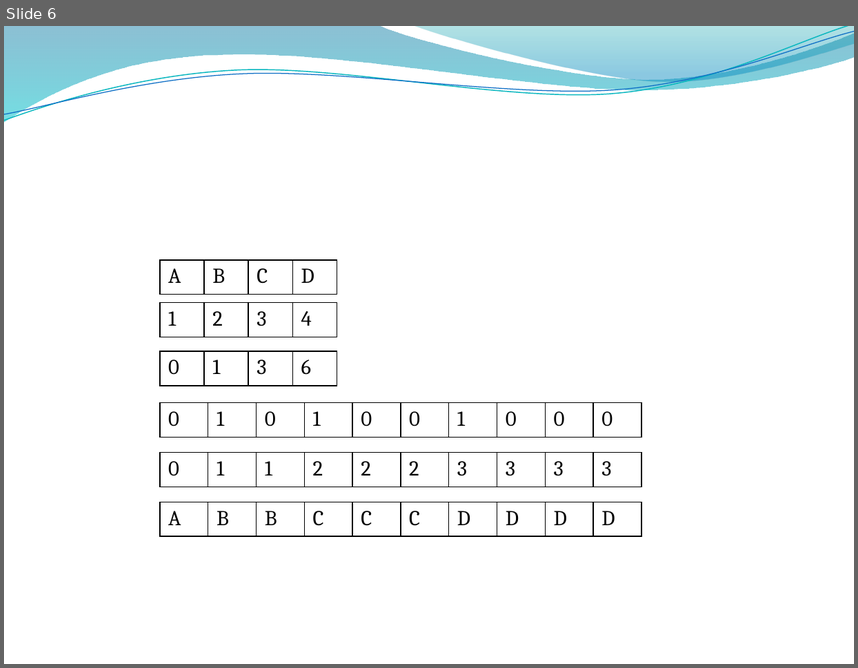
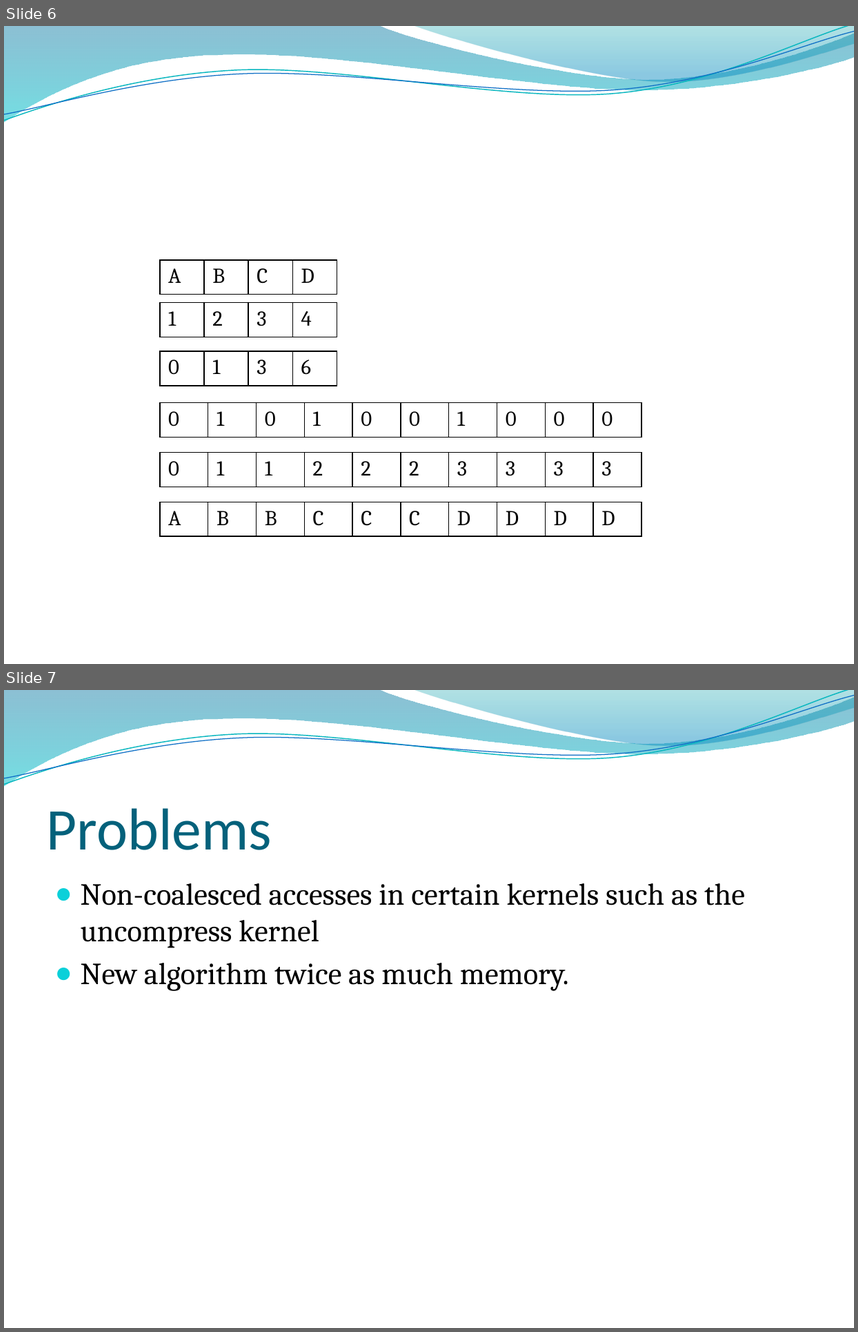
Before and after one commit to edvelezg/unb-pdp2, a slide deck: proj/FinalPresentation.pptx. Shown one above the other, each under a label of ours: slide 6 before the commit, slides 6 and 7 after it. The pictures are 858x668 and 858x1332 pixels, drawn with LibreOffice and Linux fonts; fonts in the diff are those of the drawing; background and template pictures are left out. Boxes give left, top, right and bottom in pixels: in the first picture for what was removed or moved away, otherwise in the second. Text is boxed around its words. In the diff, an @@ line names an element or a change of style, - is before the commit and + after.

```diff
--- a/proj/FinalPresentation.pptx
+++ b/proj/FinalPresentation.pptx
@@ slide 7 added at [4,690,854,1328], background picture (left out); not listed: 4 template elements that a slide beside it also shows @@
@@ title added at [47,808,272,850], 50 pt, text #04617B @@
+Problems
@@ text added at [81,883,745,991], 26 pt, text #000000 @@
+● Non-coalesced accesses in certain kernels such as the uncompress kernel
+● New algorithm twice as much memory.
```
Also in this commit, not shown: 1 slide changed, 1 other slide added.
